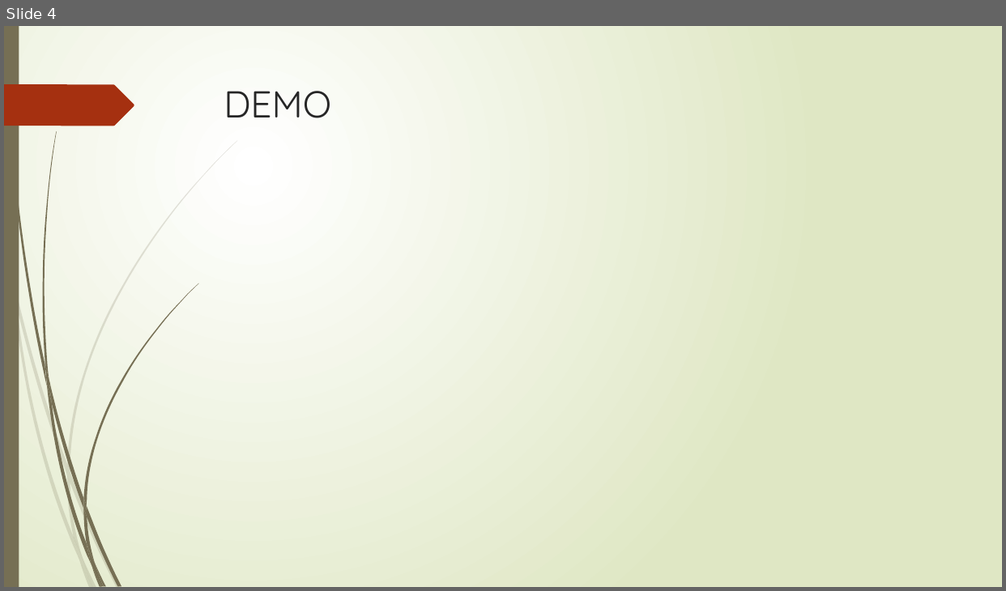
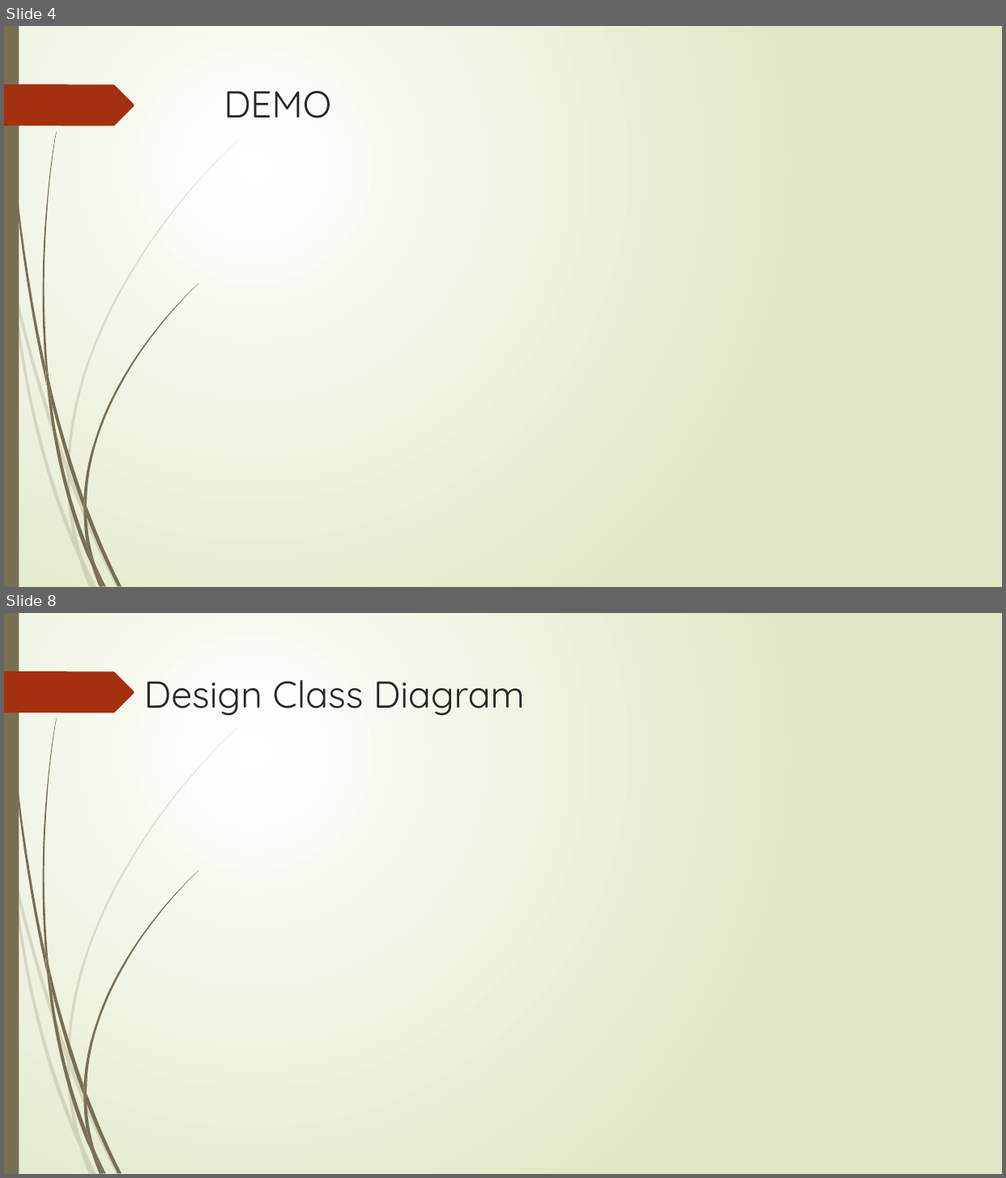
Before and after one commit to LuJoker/OOAD_RMS, a slide deck: document/OOAD_Final_demo.pptx. Shown one above the other, each under a label of ours: slide 4 before the commit, slides 4 and 8 after it; the slides between them are not shown. The pictures are 1006x591 and 1006x1178 pixels, drawn with LibreOffice and Linux fonts; fonts in the diff are those of the drawing; background and template pictures are left out. Boxes give left, top, right and bottom in pixels: in the first picture for what was removed or moved away, otherwise in the second. Text is boxed around its words. In the diff, an @@ line names an element or a change of style, - is before the commit and + after.

Commit message:
final ppt ,doc , class diagram

```diff
--- a/document/OOAD_Final_demo.pptx
+++ b/document/OOAD_Final_demo.pptx
@@ slide 8 added at <box>4,613,1002,1174</box>, background picture (left out); not listed: 24 template elements that a slide beside it also shows @@
@@ title added at <box>144,680,525,716</box>, 36 pt, text #262626 @@
+Design Class Diagram
```
Also in this commit, not shown: 5 slides changed, 4 other slides added, 1 slide removed, 4 other files.
